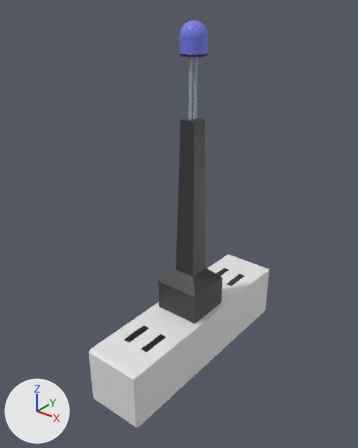
One commit to the Blender file Assets/Models/Lamp.blend: the scene before it, then after it.
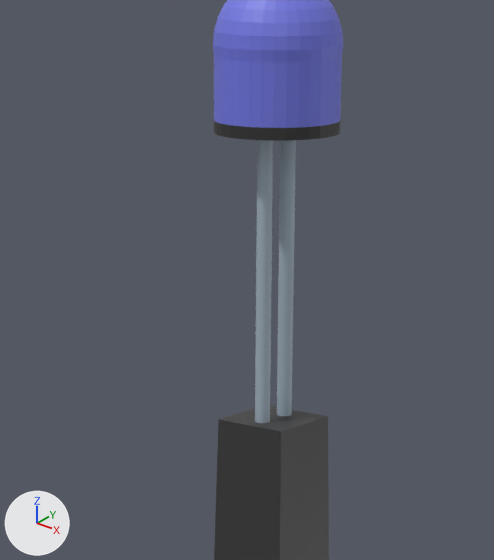
There are two pictures of each version: one whole from a 50 mm lens placed at (8.94, -11.84, 11.4), pointed at (-0.19, -0.41, 4.32), one close up on the part from 37% to 68% of the width and 6% to 34% of the height. Lighting does not change. The marker at lower left points along +X, +Y and +Z.

Objects in the first close-up: 'obj_lamp2', 'obj_lamp3', 'obj_lamp4', 'obj_lamp5'.
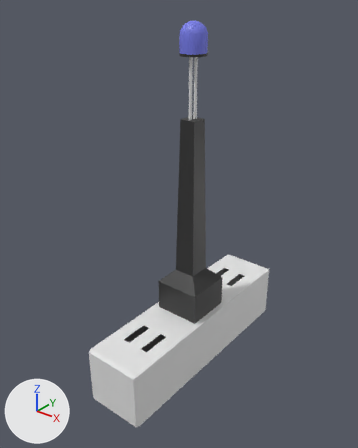
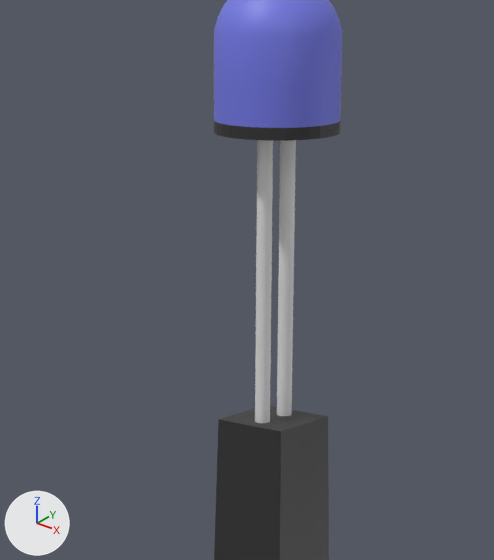
The newer file is also rescaled (x0.5) as a whole; pictures and numbers use the older file's frame.

Location of each change, (x1, y1, x2, y2) in pixels of the close-ups (494 x 560 px):
```json
{"object": "obj_lamp5", "change": "reshaped", "before": [213, 0, 343, 141], "after": [214, 0, 343, 141]}
{"object": "obj_lamp4", "change": "recoloured", "before": [255, 140, 273, 423], "after": [255, 140, 273, 423]}
{"object": "obj_lamp3", "change": "recoloured", "before": [277, 140, 296, 416], "after": [277, 140, 296, 416]}
{"part": 1, "of": "me_円柱_002", "change": "cut back", "before": [213, 18, 343, 62], "after": [214, 18, 342, 37]}
```

The change, as JSON lines over the scene's bpy script:
```json
{"op": "add", "block": "mat_mat_gray", "code": ["mat_mat_gray = principled_material('Mat_Gray')", "mat_mat_gray.base_color = (0.8, 0.8, 0.8)  # white #e7e7e7"]}
{"block": "me_円柱", "where": "me_円柱.from_pydata(...)  # 64 vertices, 34 faces; spans x -0.05..0.05, y 0.07..0.17, z 7.6..9.6"}
{"op": "remove", "block": "me_円柱", "code": "me_円柱.materials.append(mat_color1_003)  # light grey #a8b8c5"}
{"op": "add", "block": "me_円柱", "code": "me_円柱.materials.append(mat_mat_gray)  # white #e7e7e7"}
{"block": "me_円柱_001", "where": "me_円柱_001.from_pydata(...)  # 64 vertices, 34 faces; spans x -0.05..0.05, y -0.17..-0.07, z 7.6..9.6"}
{"op": "remove", "block": "me_円柱_001", "code": "me_円柱_001.materials.append(mat_color1_004)  # light grey #a8b8c5"}
{"op": "add", "block": "me_円柱_001", "code": "me_円柱_001.materials.append(mat_mat_gray)  # white #e7e7e7"}
{"block": "me_円柱_002", "where": "# used by ob_obj_lamp5; location = (0.0, 0.0, 0.0)"}
{"op": "remove", "block": "me_円柱_002", "code": "me_円柱_002.from_pydata(...)  # 642 vertices, 642 faces; spans x -0.407..0.407, y -0.407..0.407, z 9.55..10.476"}
{"op": "add", "block": "me_円柱_002", "code": "me_円柱_002.from_pydata(...)  # 353 vertices, 353 faces; spans x -0.4..0.4, y -0.4..0.4, z 9.55..10.476"}
{"block": "me_円柱_002", "change": "me_円柱_002 part 1"}
{"block": "me_円柱_002", "change": "289 vertices are removed from x -0.407..0.407, y -0.407..0.407, z 9.672..10.153"}
{"block": "me_円柱_002", "change": "321 faces are deleted"}
{"block": "me_円柱_002", "change": "32 new faces join them, mat_color_005 (blue #757be7), smooth"}
```
